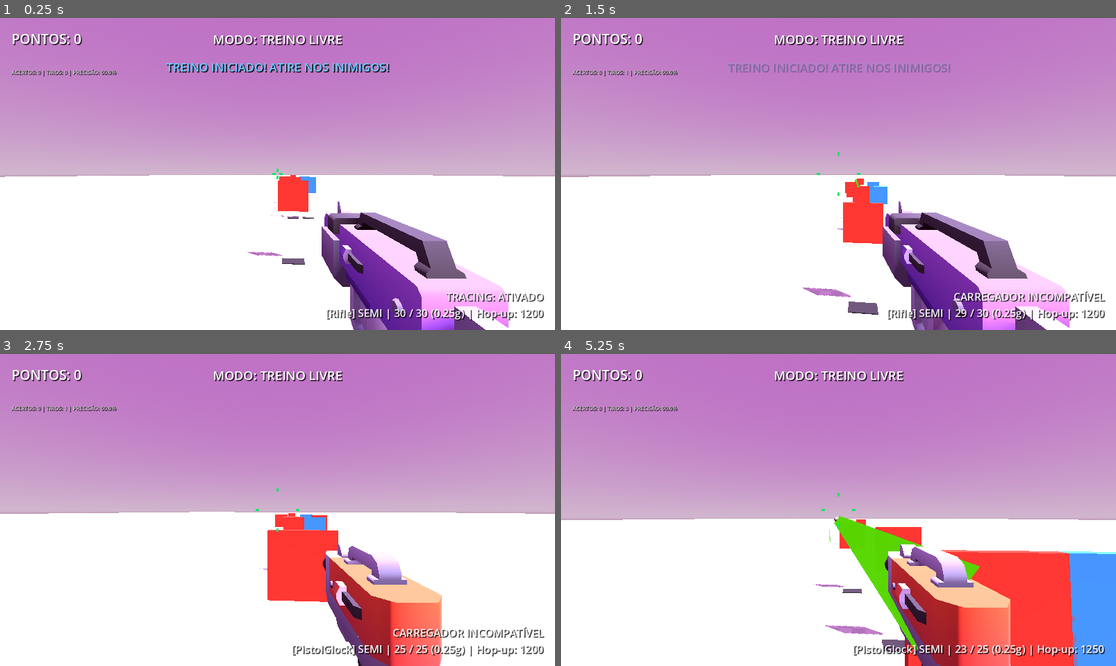
Above: before the commit, frames 1-4 (two rows, left to right).
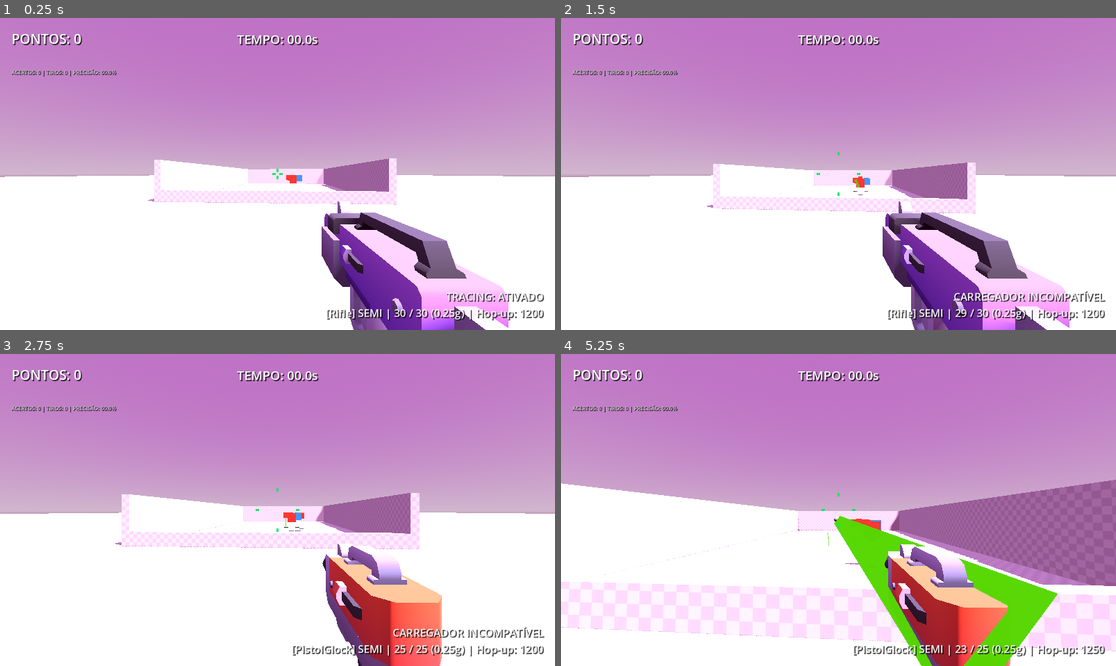
Above: after the commit, the same moments.

Repository: GuilhermeKaio/airsoft
Game: Godot game, scene res://Scenes/main.tscn
Two runs of this game, one before a commit and one after it. Both use one fixed random seed, a clock stepped at 60 frames per second and the inputs below.
Inputs (mouse positions are in pixels of both pictures, inside the frame that each line leads up to):
- Up to frame 1 (0.25 s): no input
- Up to frame 2 (1.5 s): tap Enter at 0.5 s; move the mouse to (866, 174) at 0.52 s; hold Shift (sprint) 0.53-1.28 s; hold W (move_forward) from 0.53 s (still down); click (866, 174) at 0.67 s; tap Space (jump) at 0.77, 1.07 s; tap 1 (weapon_slot_1) at 0.8, 1.35 s; move the mouse to (810, 174) at 1.27 s
- Up to frame 3 (2.75 s): keep holding W (move_forward); tap Space (jump) at 1.52, 1.82 s; tap 2 (weapon_slot_2) at 1.55 s; move the mouse to (288, 503) at 2.02 s; hold 2 (weapon_slot_2) from 2.03 s (still down); tap Shift (sprint) at 2.3 s
- Up to frame 4 (5.25 s): keep holding W (move_forward); move the mouse to (832, 516) at 2.77 s; release 2 (weapon_slot_2) at 2.78 s; click (832, 516) at 2.85 s; tap Space (jump) at 3.02, 3.32, 3.77, 4.07, 4.52, 4.82 s; tap 1 (weapon_slot_1) at 3.05 s; move the mouse to (877, 513) at 3.52 s; hold Mouse wheel down (hopup_decrease) 3.53-4.28 s; tap 2 (weapon_slot_2) at 3.8 s; move the mouse to (794, 506) at 4.27 s; tap Mouse wheel up (hopup_increase) at 4.35 s; tap Shift (sprint) at 4.55 s; move the mouse to (844, 510) at 5.02 s; hold E (interact) from 5.03 s (still down); click (844, 510) at 5.17 s

The runs differ from the first frame. In frame 1, 5.2% of the frame differs, in the area x 26-72%, y 5-80%; in frame 2, 6.2%; in frame 3, 7.7%; in frame 4, 26%, in the area x 0-100%, y 5-100%.

Commit message:
feat(player,scene): aumenta velocidade de deslocamento do player e ajusta cenario

Diff:
--- a/Scenes/main.tscn
+++ b/Scenes/main.tscn
@@ -63,9 +63,20 @@
 size = Vector3(2135.9707, 1, 878.158)
 
 [node name="Parede" type="CSGBox3D" parent="CSGCombiner3D" unique_id=1902478398]
-transform = Transform3D(1, 0, 0, 0, 1, 0, 0, 0, 1, -8, 3, 0.5)
-visible = false
-size = Vector3(1, 7, 10)
+transform = Transform3D(-4.371139e-08, 0, -1, 0, 1, 0, 1, 0, -4.371139e-08, -51.863976, 3, -11.341583)
+size = Vector3(1, 7, 61.100037)
+
+[node name="Parede5" type="CSGBox3D" parent="CSGCombiner3D" unique_id=1101561742]
+transform = Transform3D(-4.371139e-08, 0, -1, 0, 1, 0, 1, 0, -4.371139e-08, -51.863976, 3, 23.51159)
+size = Vector3(1, 7, 61.100037)
+
+[node name="Parede4" type="CSGBox3D" parent="CSGCombiner3D" unique_id=2058476133]
+transform = Transform3D(1, 0, 0, 0, 1, 0, 0, 0, 1, -82.757095, 3, 6.460104)
+size = Vector3(1, 7, 35.99875)
+
+[node name="Parede6" type="CSGBox3D" parent="CSGCombiner3D" unique_id=403356672]
+transform = Transform3D(1, 0, 0, 0, 1, 0, 0, 0, 1, -21.816391, -1.7196894, 6.232355)
+size = Vector3(1, 7, 35.202568)
 
 [node name="Parede2" type="CSGBox3D" parent="CSGCombiner3D" unique_id=1486400473]
 transform = Transform3D(1, 0, 0, 0, 1, 0, 0, 0, 1, -18.89406, 3, 0.5)
@@ -100,9 +111,6 @@
 transform = Transform3D(1, 0, 0, 0, 1, 0, 0, 0, 1, 8.53181, 0, 2.6763916)
 collision_layer = 2
 script = ExtResource("5_6bp64")
-weapon = NodePath("WeaponSlot1")
-weapon_slot_1 = NodePath("WeaponSlot1")
-weapon_slot_2 = NodePath("WeaponSlot2")
 
 [node name="WeaponSlot1" parent="Player" unique_id=1431892919 instance=ExtResource("1_bo1nx")]
 weapon_model = 1
@@ -174,30 +182,31 @@
 
 [node name="ShootingGalleryManager" type="Node" parent="." unique_id=295151676]
 script = ExtResource("19_gallery_mgr")
+session_mode = 0
 
 [node name="Target_Enemy_10m" parent="." unique_id=766205888 instance=ExtResource("21_target")]
-transform = Transform3D(0, 0, 1, 0, 1, 0, -1, 0, 0, -1.5, 0, 2.67)
+transform = Transform3D(0, 0, 1, 0, 1, 0, -1, 0, 0, -32.30448, 0, 2.67)
 
 [node name="Target_Enemy_20m" parent="." unique_id=2039147745 instance=ExtResource("21_target")]
-transform = Transform3D(0, 0, 1, 0, 1, 0, -1, 0, 0, -11.5, 0, 2.67)
+transform = Transform3D(0, 0, 1, 0, 1, 0, -1, 0, 0, -42.30448, 0, 2.67)
 
 [node name="Target_Civilian_20m" parent="." unique_id=1658869752 instance=ExtResource("21_target")]
-transform = Transform3D(0, 0, 1, 0, 1, 0, -1, 0, 0, -11.5, 0, 1.2)
+transform = Transform3D(0, 0, 1, 0, 1, 0, -1, 0, 0, -42.30448, 0, 1.2)
 target_type = 1
 points_value = -200
 
 [node name="Target_Patrol_25m" parent="." unique_id=1410881058 instance=ExtResource("21_target")]
-transform = Transform3D(0, 0, 1, 0, 1, 0, -1, 0, 0, -16.5, 0, 2.67)
+transform = Transform3D(0, 0, 1, 0, 1, 0, -1, 0, 0, -47.30448, 0, 2.67)
 movement_type = 1
 move_speed = 3.5
 patrol_axis = Vector3(0, 0, 1)
 
 [node name="Target_Popup_30m" parent="." unique_id=1013983749 instance=ExtResource("21_target")]
-transform = Transform3D(0, 0, 1, 0, 1, 0, -1, 0, 0, -21.5, 0, 4)
+transform = Transform3D(0, 0, 1, 0, 1, 0, -1, 0, 0, -52.30448, 0, 4)
 movement_type = 2
 
 [node name="Target_Civilian_Popup" parent="." unique_id=1705129992 instance=ExtResource("21_target")]
-transform = Transform3D(0, 0, 1, 0, 1, 0, -1, 0, 0, -21.5, 0, 1)
+transform = Transform3D(0, 0, 1, 0, 1, 0, -1, 0, 0, -52.30448, 0, 1)
 target_type = 1
 movement_type = 2
 points_value = -200
@@ -205,4 +214,4 @@
 popup_hide_time = 2.5
 
 [node name="Target_Enemy_50m" parent="." unique_id=24175582 instance=ExtResource("21_target")]
-transform = Transform3D(0, 0, 1, 0, 1, 0, -1, 0, 0, -41.5, 0, 2.67)
+transform = Transform3D(0, 0, 1, 0, 1, 0, -1, 0, 0, -72.30448, 0, 2.67)
--- a/Scripts/player.gd
+++ b/Scripts/player.gd
@@ -38,8 +38,8 @@
 	NO_AR = 3
 }
 
-@export var speed: float = 5.0
-@export var sprint_speed: float = 8.5
+@export var speed: float = 7.0
+@export var sprint_speed: float = 10.5
 @export var jump_velocity: float = 4.5
 @export var gravity: float = 9.8
 
